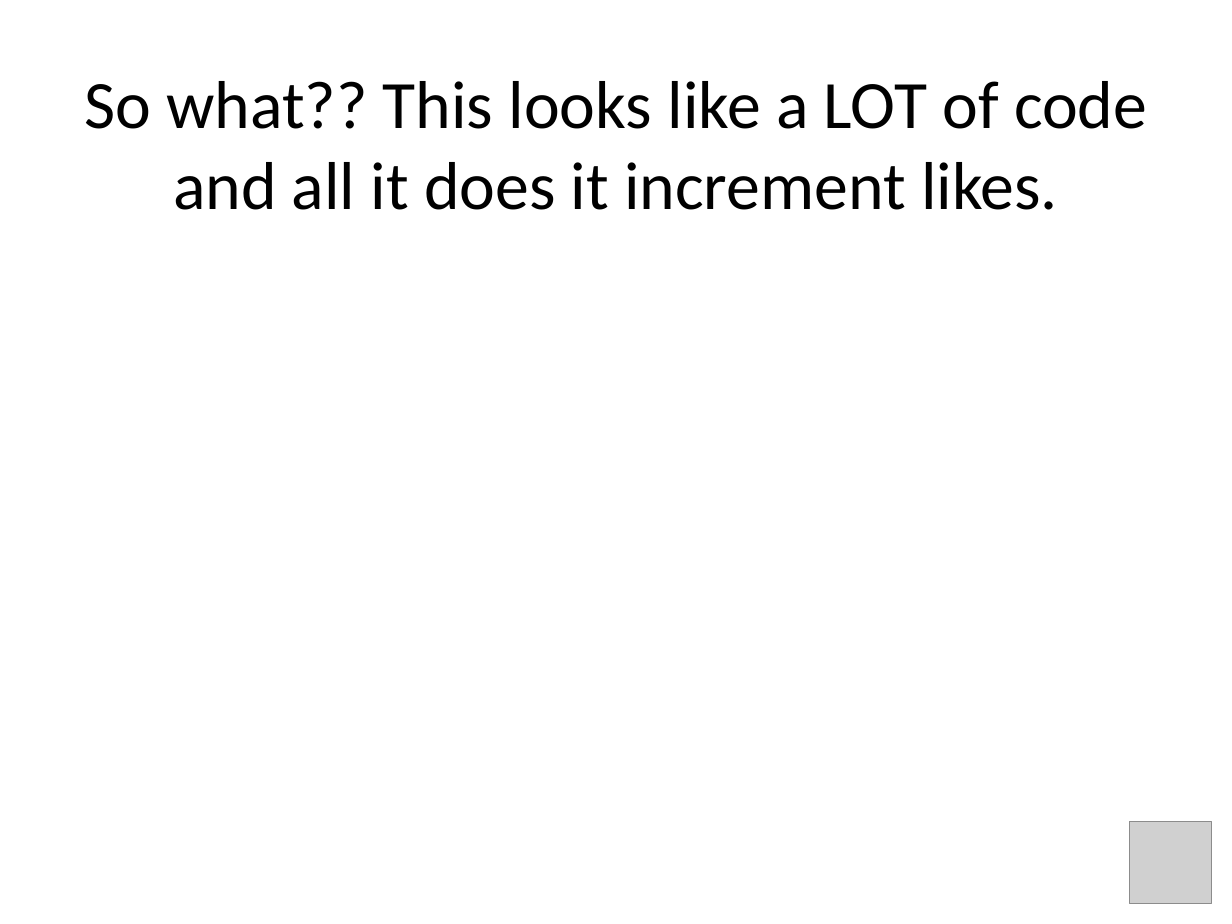
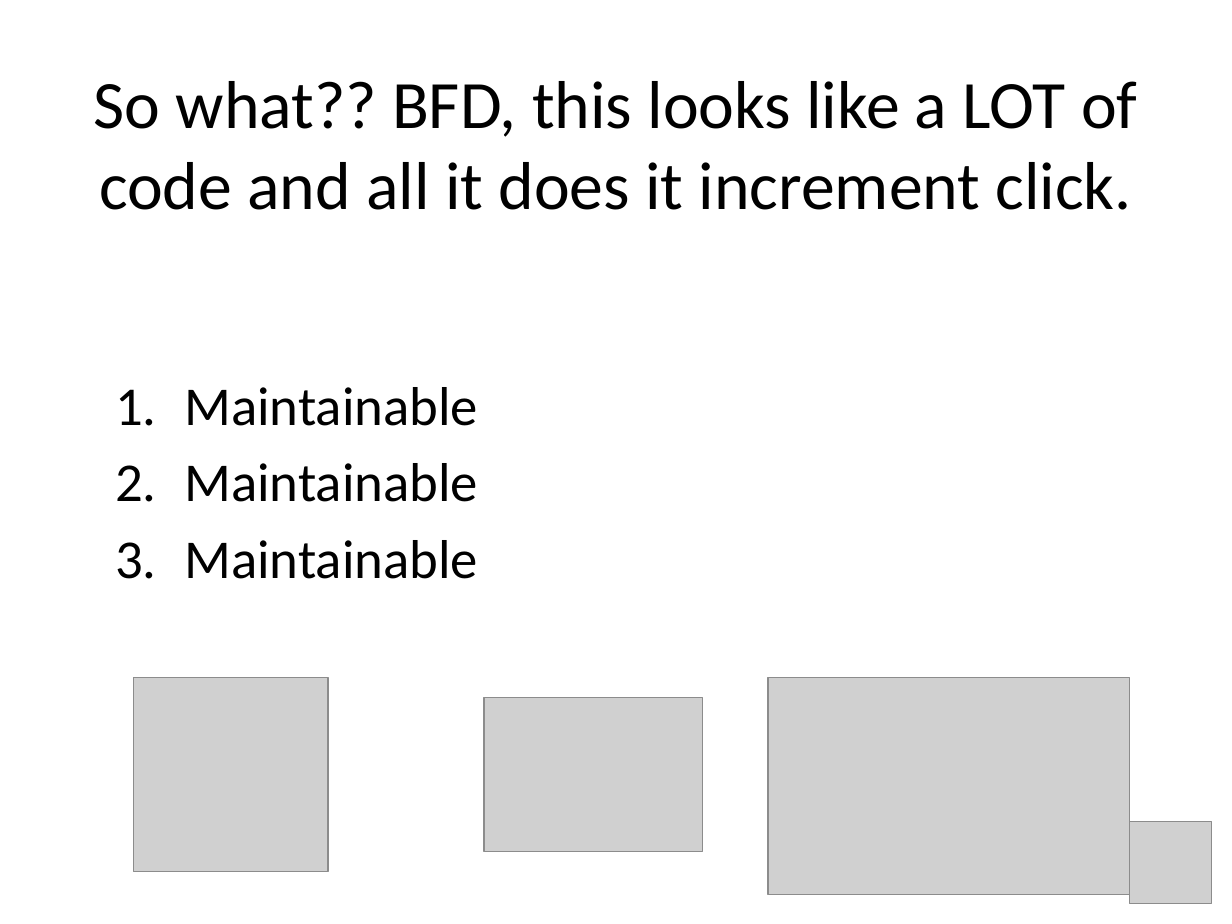
Before and after one commit to jkoynok/TechFest.BackBone, a slide deck: slide 13 of TechFest.Backbone/tf.backbone.pptx. Drawn at 1232x924 pixels with LibreOffice and Linux fonts; fonts in the diff are those of the drawing; grey boxes stand for pictures. Boxes give left, top, right and bottom in pixels: in the first picture for what was removed or moved away, otherwise in the second. Text is boxed around its words. In the diff, an @@ line names an element or a change of style, - is before the commit and + after.

Commit message:
more ppt changes

```diff
--- a/TechFest.Backbone/tf.backbone.pptx
+++ b/TechFest.Backbone/tf.backbone.pptx
@@ title at (x1=94, y1=81, x2=1137, y2=210): text changed @@
-So what?? This looks like a LOT of code and all it does it increment likes.
+So what?? BFD, this looks like a LOT of code and all it does it increment click.
@@ text added at (x1=184, y1=387, x2=478, y2=579), 32 pt, text #000000 @@
+1. Maintainable
+2. Maintainable
+3. Maintainable
@@ picture added at (x1=133, y1=678, x2=328, y2=872) @@
@@ picture added at (x1=768, y1=678, x2=1129, y2=896) @@
@@ picture added at (x1=484, y1=697, x2=702, y2=851) @@
```
Also in this commit, not shown: 3 other slides changed, 2 slides added.
